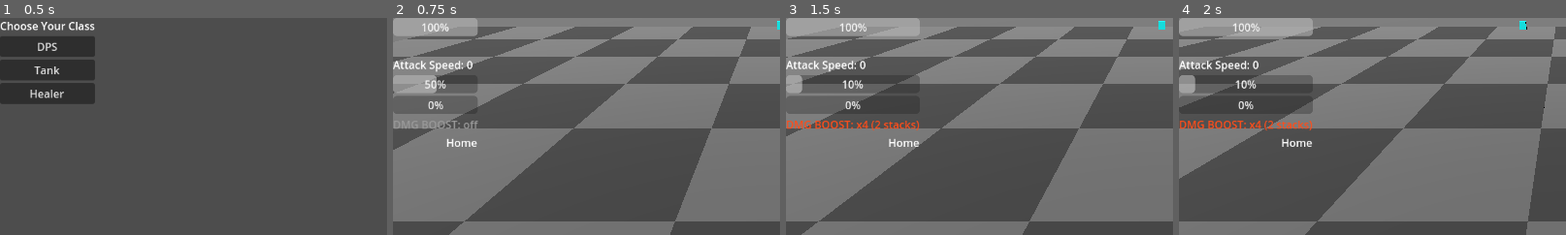
Above: before the commit, frames 1-4 (left to right).
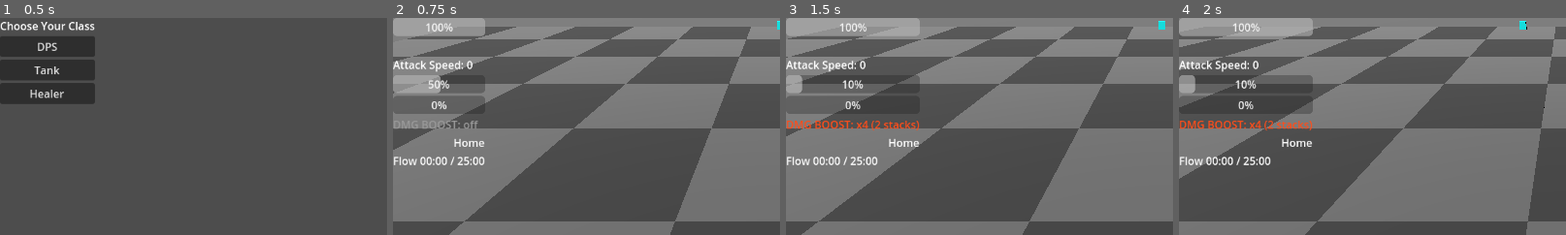
Above: after the commit, the same moments.

Repository: Zietgeist/Exultation
Game: Godot game, scene res://ClassSelect.tscn
Same seed, same stepped clock (60 frames per second), same inputs: the game is played once before the commit and once after it.
Inputs (mouse positions are % of the whole screen's width and height, from its top left):
- Up to frame 1 (0.5 s): no input
- Up to frame 2 (0.75 s): click "DPS" at 0.5 s
- Up to frame 3 (1.5 s): tap Enter at 1.25 s; move the mouse to (72, 45) at 1.27 s; hold Right (ui_right) from 1.28 s (still down); hold E from 1.28 s (still down); click (72, 45) at 1.42 s
- Up to frame 4 (2 s): keep holding Right (ui_right); keep holding E
The pictures show only the part of the screen within x 0-50%, y 0-50%; the shares and areas given below are measured in that part.

Frame 1 is identical in both runs. In frame 2, 1.4% of the frame differs, in the area x 0-24%, y 0-68%; in frame 3, 0.5%; in frame 4, 0.5%.

Commit message:
Add SessionManager: 25-min flow timer, daily play time, reward taper
Co-Authored-By: Claude Opus 5.5 <noreply@anthropic.com>
Claude-Session: https://claude.ai/code/session_013yxoaHLvU2gzuZEUgoi9o3

Diff:
--- a/HUD.tscn
+++ b/HUD.tscn
@@ -44,3 +44,6 @@
 layout_mode = 2
 label_settings = SubResource("LabelSettings_k5de2")
 horizontal_alignment = 2
+
+[node name="FlowLabel" type="Label" parent="HUDControl/VBoxContainer"]
+layout_mode = 2
--- /dev/null
+++ b/SessionManager.gd
@@ -0,0 +1,108 @@
+extends Node
+## Tracks Pomodoro-style flow time and daily play time.
+## Flow time counts while you are out in a zone. Going Home = a break.
+
+signal flow_target_reached
+signal break_started(blocks_today)
+
+const FLOW_TARGET := 25.0 * 60.0	# 25 minutes of flow
+const MIN_BLOCK := 20.0 * 60.0	# a flow block counts if it lasted at least 20 minutes
+const SAVE_PATH := "user://session.cfg"
+
+var flow_seconds := 0.0
+var blocks_today := 0
+var play_seconds_today := 0.0
+
+var _flow_signal_sent := false
+var _today := ""
+var _last_zone := ""
+var _save_timer := 0.0
+
+
+func _ready():
+	_today = Time.get_date_string_from_system()
+	_load()
+
+
+func _process(delta):
+	var zone = GameState.current_zone
+
+	# Walking into Home starts a break
+	if zone == "Home" and _last_zone != "" and _last_zone != "Home":
+		_start_break()
+	_last_zone = zone
+
+	play_seconds_today += delta
+
+	if zone != "Home":
+		flow_seconds += delta
+		if flow_seconds >= FLOW_TARGET and not _flow_signal_sent:
+			_flow_signal_sent = true
+			flow_target_reached.emit()
+
+	# Every 30 seconds: check for a new day and save
+	_save_timer += delta
+	if _save_timer >= 30.0:
+		_save_timer = 0.0
+		_check_new_day()
+		_save()
+
+
+func _start_break():
+	if flow_seconds >= MIN_BLOCK:
+		blocks_today += 1
+	flow_seconds = 0.0
+	_flow_signal_sent = false
+	break_started.emit(blocks_today)
+	_save()
+
+
+func is_flow_done() -> bool:
+	return flow_seconds >= FLOW_TARGET
+
+
+## Rewards taper after 3 hours of play in one day (see design doc)
+func reward_multiplier() -> float:
+	var hours = play_seconds_today / 3600.0
+	if hours < 3.0:
+		return 1.0
+	elif hours < 4.0:
+		return lerp(1.0, 0.5, hours - 3.0)
+	else:
+		return 0.1
+
+
+func flow_text() -> String:
+	var minutes = int(flow_seconds / 60.0)
+	var seconds = int(flow_seconds) % 60
+	return "Flow %02d:%02d / %d:00" % [minutes, seconds, int(FLOW_TARGET / 60.0)]
+
+
+func _check_new_day():
+	var now = Time.get_date_string_from_system()
+	if now != _today:
+		_today = now
+		play_seconds_today = 0.0
+		blocks_today = 0
+
+
+func _save():
+	var cfg = ConfigFile.new()
+	cfg.set_value("day", "date", _today)
+	cfg.set_value("day", "play_seconds", play_seconds_today)
+	cfg.set_value("day", "blocks", blocks_today)
+	cfg.save(SAVE_PATH)
+
+
+func _load():
+	var cfg = ConfigFile.new()
+	if cfg.load(SAVE_PATH) != OK:
+		return
+	if cfg.get_value("day", "date", "") == _today:
+		play_seconds_today = cfg.get_value("day", "play_seconds", 0.0)
+		blocks_today = cfg.get_value("day", "blocks", 0)
+
+
+func _notification(what):
+	if what == NOTIFICATION_WM_CLOSE_REQUEST:
+		_save()
--- a/hud_control.gd
+++ b/hud_control.gd
@@ -8,9 +8,11 @@
 var orb_bar = null
 var boost_label = null
 var zone_label = null
+var flow_label = null
 
 func _ready():
 	zone_label = get_node("VBoxContainer/ZoneLabel")
+	flow_label = get_node("VBoxContainer/FlowLabel")
 	health_bar = get_node("VBoxContainer/HealthBar")
 	energy_bar = get_node("VBoxContainer/EnergyBar")
 	kill_label = get_node("VBoxContainer/KillLabel")
@@ -45,3 +47,11 @@
 	orb_bar.max_value = GameState.orb_slots
 	orb_bar.value = GameState.orbs_collected
 	zone_label.text = GameState.current_zone
+
+	# Pomodoro flow timer
+	flow_label.text = SessionManager.flow_text()
+	if SessionManager.is_flow_done():
+		flow_label.text += "  - The air grows heavy. Return home to rest."
+		flow_label.modulate = Color(1.0, 0.85, 0.3)  # Gold
+	else:
+		flow_label.modulate = Color(1, 1, 1)
--- a/project.godot
+++ b/project.godot
@@ -10,6 +10,7 @@
 [autoload]
 
 GameState="*res://GameState.gd"
+SessionManager="*res://SessionManager.gd"
 
 [global_group]
 
